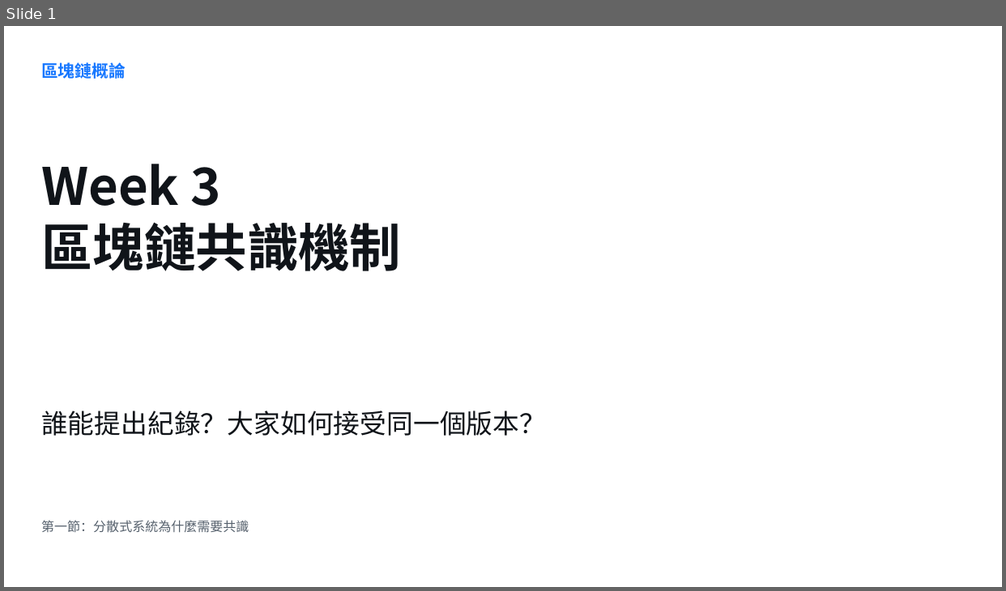
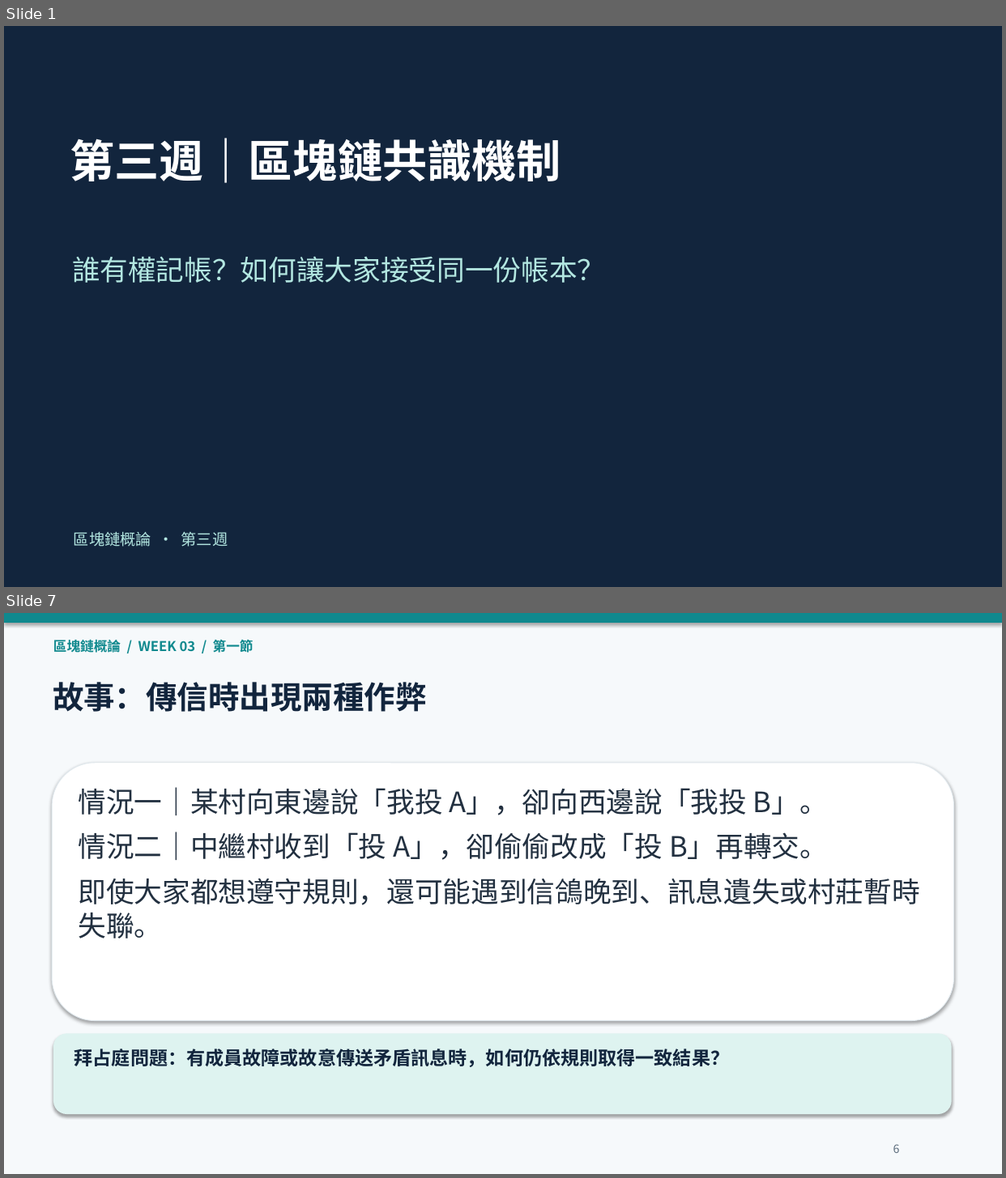
Before and after one commit to tinachiukc/blockchain-course, a slide deck: materials/Week03_區塊鏈共識機制_授課簡報.pptx. Shown one above the other, each under a label of ours: slide 1 before the commit, slides 1 and 7 after it; the slides between them are not shown. The pictures are 1006x591 and 1006x1178 pixels, drawn with LibreOffice and Linux fonts; fonts in the diff are those of the drawing. Boxes give left, top, right and bottom in pixels: in the first picture for what was removed or moved away, otherwise in the second. Text is boxed around its words. In the diff, an @@ line names an element or a change of style, - is before the commit and + after.

```diff
--- a/materials/Week03_區塊鏈共識機制_授課簡報.pptx
+++ b/materials/Week03_區塊鏈共識機制_授課簡報.pptx
@@ slide 7 added at (4, 613, 1002, 1174), background #F6F9FB @@
@@ rectangle added at (4, 613, 1002, 623), fill #10898E @@
@@ text added at (53, 637, 253, 655), 13 pt, text #10898E, bold @@
+區塊鏈概論 / WEEK 03 / 第一節
@@ text added at (53, 682, 427, 712), 30 pt, text #12253D, bold @@
+故事：傳信時出現兩種作弊
@@ rounded rectangle added at (52, 763, 954, 1021), fill #FFFFFF, outline #E0E8ED 0.75 pt @@
@@ text added at (78, 787, 920, 939), 27 pt, text #223040 @@
+情況一｜某村向東邊說「我投 A」，卻向西邊說「我投 B」。
+情況二｜中繼村收到「投 A」，卻偷偷改成「投 B」再轉交。
+即使大家都想遵守規則，還可能遇到信鴿晚到、訊息遺失或村莊暫時失聯。
@@ rounded rectangle added at (53, 1033, 952, 1114), fill #DEF3F0 @@
@@ text added at (74, 1049, 729, 1067), 18 pt, text #12253D, bold @@
+拜占庭問題：有成員故障或故意傳送矛盾訊息時，如何仍依規則取得一致結果？
@@ text added at (893, 1144, 900, 1153), 11 pt, text #5C6D7D @@
+6
@@ slide 1 changed as well @@
@@ background #FFFFFF to #12253D @@
@@ text at (70, 138, 560, 183): text changed; size 49.5 to 43 pt; text colour #101419 to #FFFFFF @@
-Week 3
-區塊鏈共識機制
+第三週｜區塊鏈共識機制
@@ text at (72, 256, 605, 283): text changed; size 25.5 to 27 pt; text colour #101419 to #B3E7E1 @@
-誰能提出紀錄？大家如何接受同一個版本？
+誰有權記帳？如何讓大家接受同一份帳本？
@@ text removed at (41, 520, 249, 533) @@
-第一節：分散式系統為什麼需要共識
@@ text at (74, 532, 228, 547): text changed; size 16.3 to 15 pt; text colour #1677FF to #B3E7E1; bold off @@
-區塊鏈概論
+區塊鏈概論 · 第三週
```
Also in this commit, not shown: 43 other slides added, 32 slides removed.
